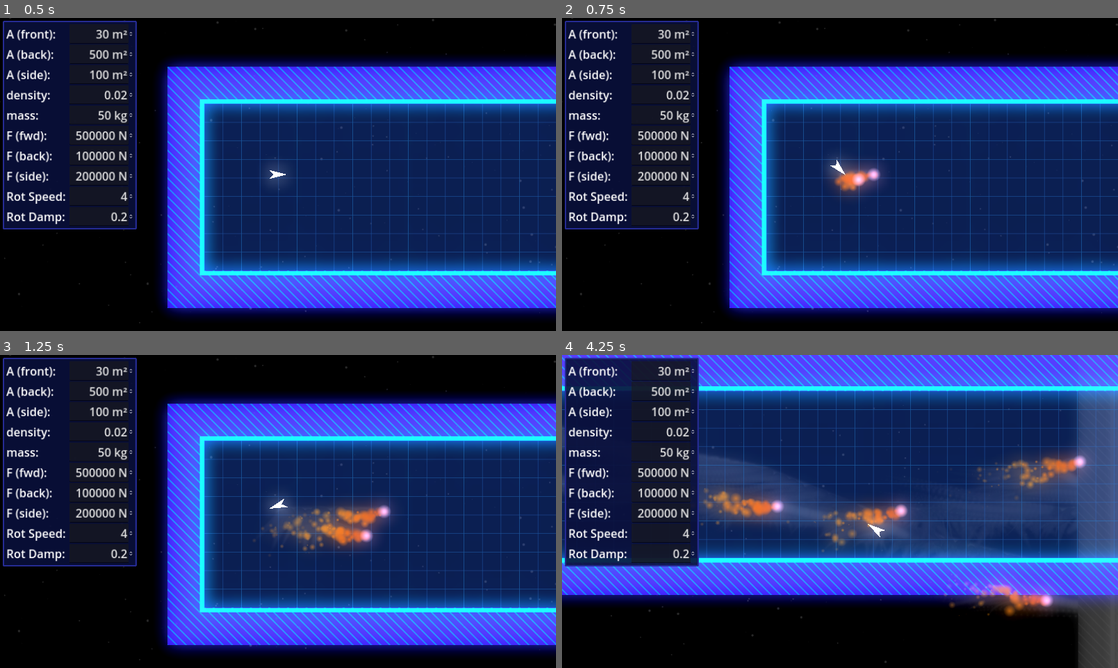
Above: before the commit, frames 1-4 (two rows, left to right).
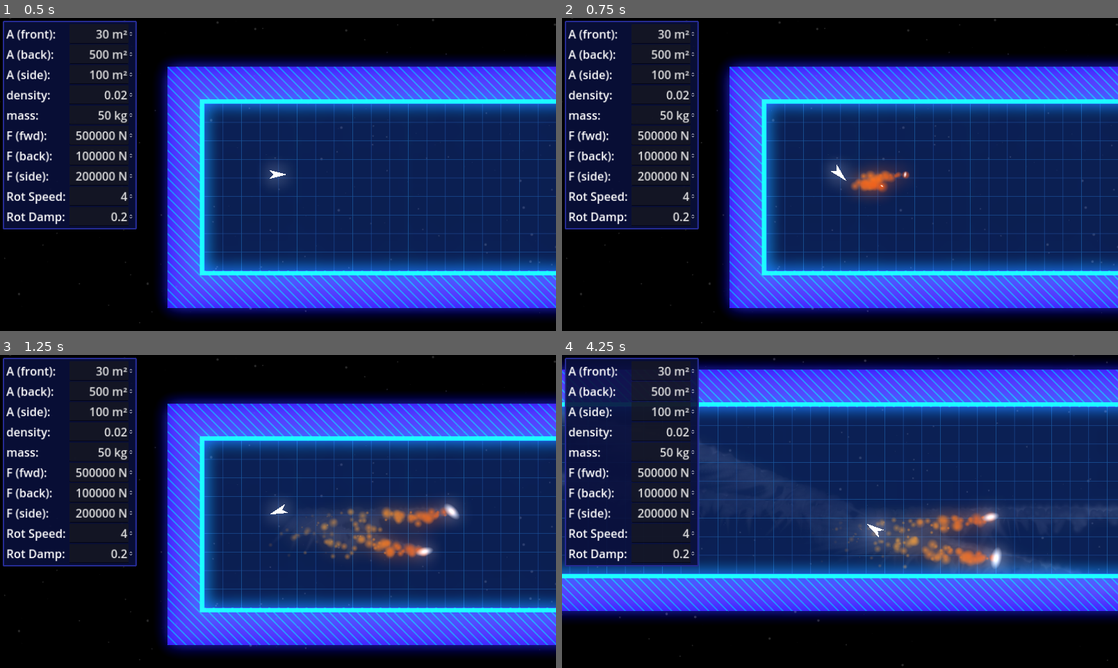
Above: after the commit, the same moments.

Repository: tripodsan/secrets-of-the-maze
Game: Godot game, scene res://scenes/main.tscn
Two runs of this game, one before a commit and one after it. Both use one fixed random seed, a clock stepped at 60 frames per second and the inputs below.
Inputs:
- Up to frame 1 (0.5 s): no input
- Up to frame 2 (0.75 s): tap Enter (missile) at 0.5, 0.6 s; hold Right (right) from 0.53 s (still down)
- Up to frame 3 (1.25 s): keep holding Right (right)
- Up to frame 4 (4.25 s): release Right (right) at 1.28 s; hold S (backwd) 1.28-2.03 s; tap Space (laser) at 1.35 s; tap Enter (missile) at 1.55, 2.1, 3.05, 3.6 s; hold Right (right) 2.03-2.78 s; hold Up (fwd) 2.78-3.53 s; tap Tab (switch) at 2.85 s; hold Left (left) from 3.53 s (still down)

Frame 1 is identical in both runs. In frame 2, 1.0% of the frame differs, in the area x 48-63%, y 45-58%; in frame 3, 3.8%; in frame 4, 49%, in the area x 0-100%, y 0-100%.

Commit message:
feat: improved torpedo

Diff:
--- a/scenes/player.gd
+++ b/scenes/player.gd
@@ -51,7 +51,7 @@
   if Input.is_action_just_released('laser'):
     $ship/LaserCast.set_is_casting(false)
   if Input.is_action_just_pressed('missile'):
-    %ProjectileManager.shoot_projectile(trail[trail_pos], rot_dir, 500.0, 0.0, 5.0)
+    %ProjectileManager.shoot_projectile(position+rot_dir*50.0, rot_dir, 750.0, 0.0, 2.0)
 
 func _physics_process(delta: float) -> void:
   var input:Vector2 = Input.get_vector("left", "right", "fwd", "backwd")
--- a/scenes/projectile.gd
+++ b/scenes/projectile.gd
@@ -6,12 +6,19 @@
 var time_alive = 0.0
 var type := 0
 
+func start():
+  $CharacterBody2D/GPUParticles2D.restart()
+  visible = true
+
 func stop():
   visible = false
 
 func _physics_process(delta: float) -> void:
   if visible:
-    position += direction * speed * delta
+    global_position += direction * speed * delta
     time_alive += delta
-    if time_alive > lifespan:
+    var scale_f = min(0.8, time_alive)
+    $CharacterBody2D/Sprite2D.scale = Vector2(scale_f, scale_f*0.5)
+    $CharacterBody2D/Sprite2D.rotate(time_alive)
+    if time_alive >= lifespan:
       stop()
--- a/scenes/projectile.tscn
+++ b/scenes/projectile.tscn
@@ -1,7 +1,8 @@
-[gd_scene load_steps=11 format=3 uid="uid://chykxgy7cl78m"]
+[gd_scene load_steps=12 format=3 uid="uid://chykxgy7cl78m"]
 
 [ext_resource type="Script" path="res://scenes/projectile.gd" id="1_4gj2m"]
 [ext_resource type="Texture2D" uid="uid://beawptqgfr72s" path="res://assets/glow_circle.png" id="2_twusn"]
+[ext_resource type="Texture2D" uid="uid://bdxx2jv7khtkq" path="res://assets/torpedo.png" id="4_rarg0"]
 
 [sub_resource type="RectangleShape2D" id="RectangleShape2D_8olos"]
 
@@ -51,4 +52,4 @@
 texture = ExtResource("2_twusn")
 
 [node name="Sprite2D" type="Sprite2D" parent="CharacterBody2D"]
-texture = ExtResource("2_twusn")
+texture = ExtResource("4_rarg0")
--- a/scenes/projectile_manager.gd
+++ b/scenes/projectile_manager.gd
@@ -1,6 +1,6 @@
 extends Node2D
 
-const MAX_PROJECTILES = 100
+const MAX_PROJECTILES = 20
 var projectile_pool = []
 var current_index := 0
 
@@ -14,14 +14,15 @@
 
 
 # Called every frame. 'delta' is the elapsed time since the previous frame.
-func shoot_projectile(position, direction, speed, type, lifespan):
+func shoot_projectile(pos, direction, speed, type, lifespan):
   var projectile = projectile_pool[current_index]
 
-  projectile.global_position = position
+  projectile.global_position = pos
   projectile.direction = direction.normalized()
   projectile.speed = speed
-  projectile.visible = true
   projectile.type = type
   projectile.lifespan = lifespan
+  projectile.time_alive = 0.0
+  projectile.start()
 
   current_index = (current_index + 1) % MAX_PROJECTILES
Binary file added: assets/torpedo.png
Not shown, added: assets/torpedo.png.import
